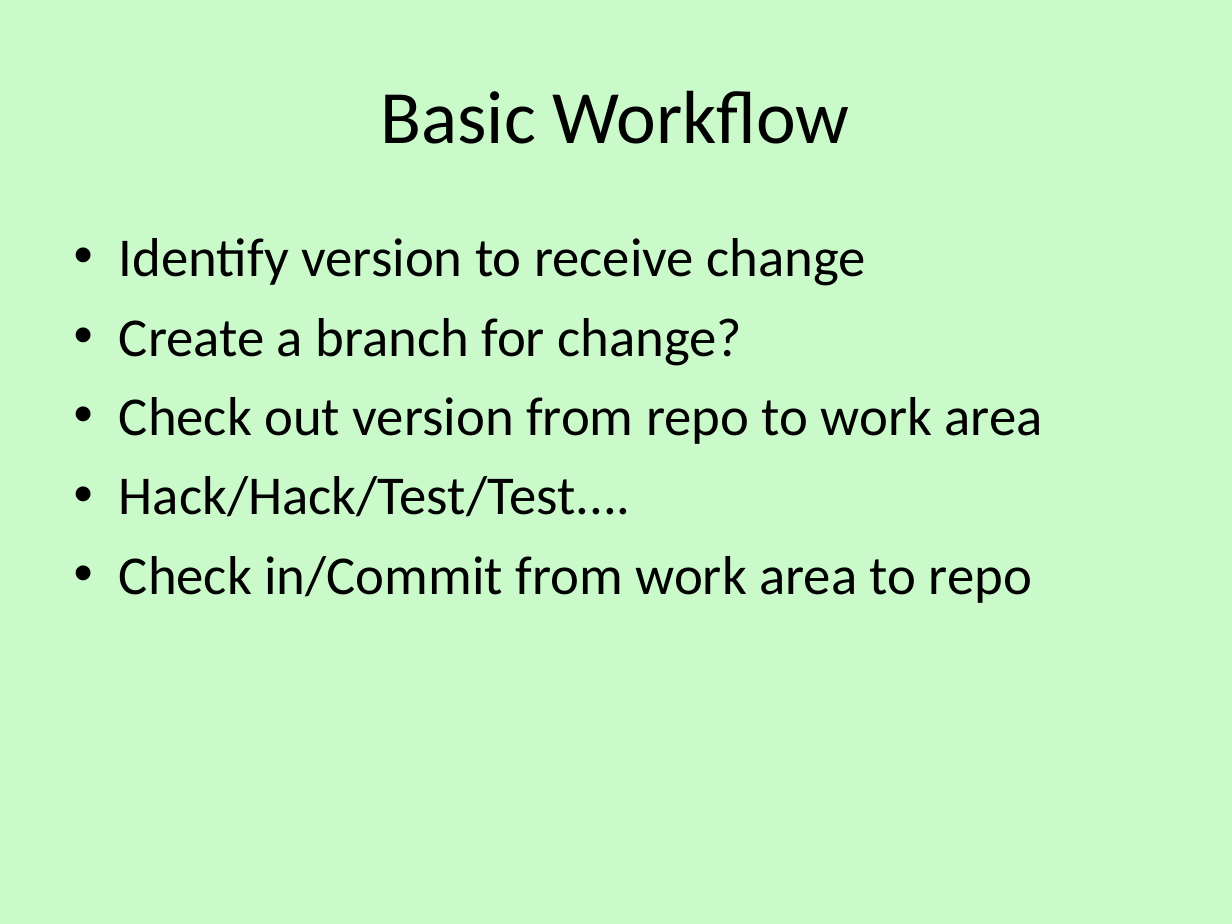
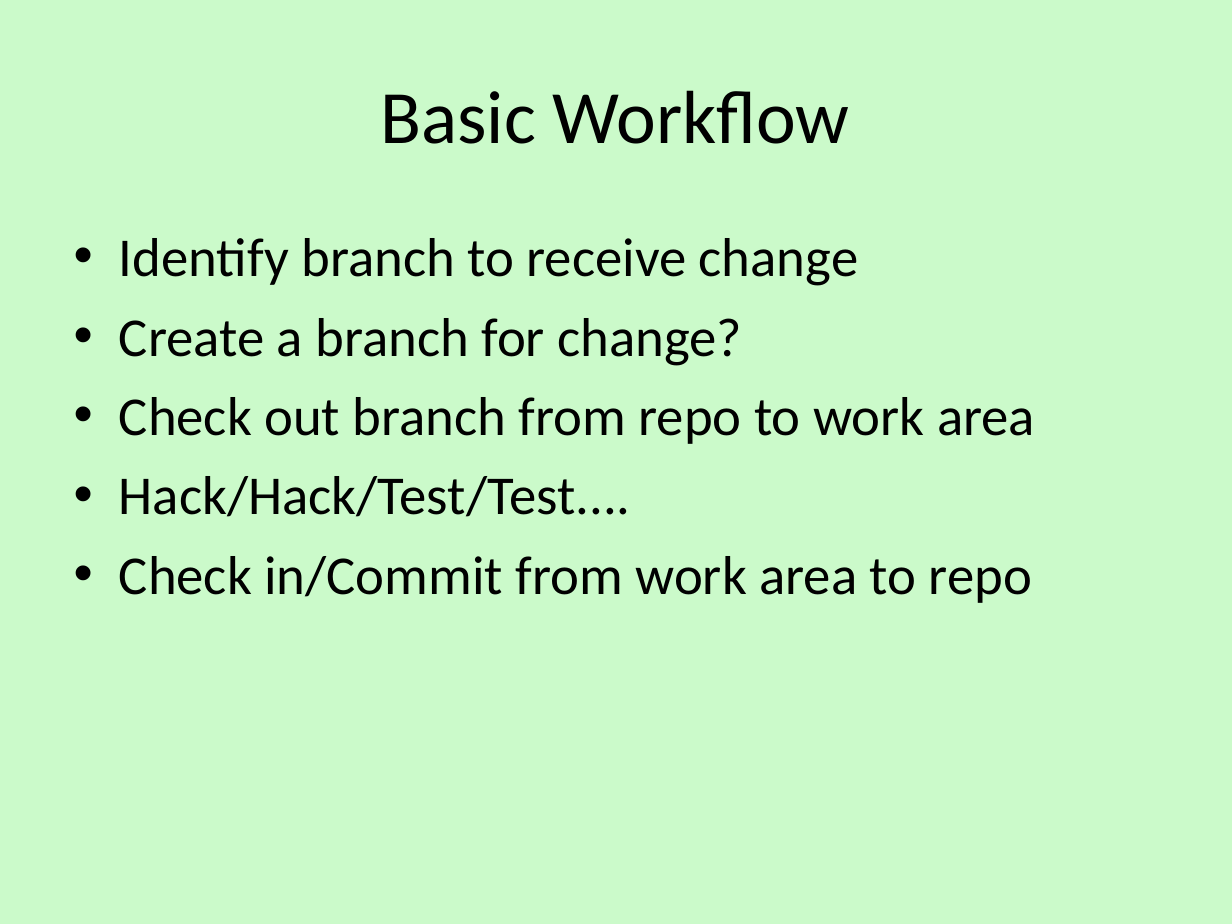
Before and after one commit to alecthegeek/gitWorkshop, a slide deck: slide 11 of gitWorkshop.odp (slide 9 before the commit). Drawn at 1232x924 pixels with LibreOffice and Linux fonts; fonts in the diff are those of the drawing; background and template pictures are left out. Boxes give left, top, right and bottom in pixels: in the first picture for what was removed or moved away, otherwise in the second. Text is boxed around its words. In the diff, an @@ line names an element or a change of style, - is before the commit and + after.

```diff
--- a/gitWorkshop.odp
+++ b/gitWorkshop.odp
@@ text at box(119, 238, 858, 286): text changed @@
-• Identify version to receive change
+• Identify branch to receive change
@@ text at box(119, 397, 1035, 444): text changed @@
-• Check out version from repo to work area
+• Check out branch from repo to work area
```
Also in this commit, not shown: 8 other slides changed, 5 slides added, 5 slides removed, 5 other files.
